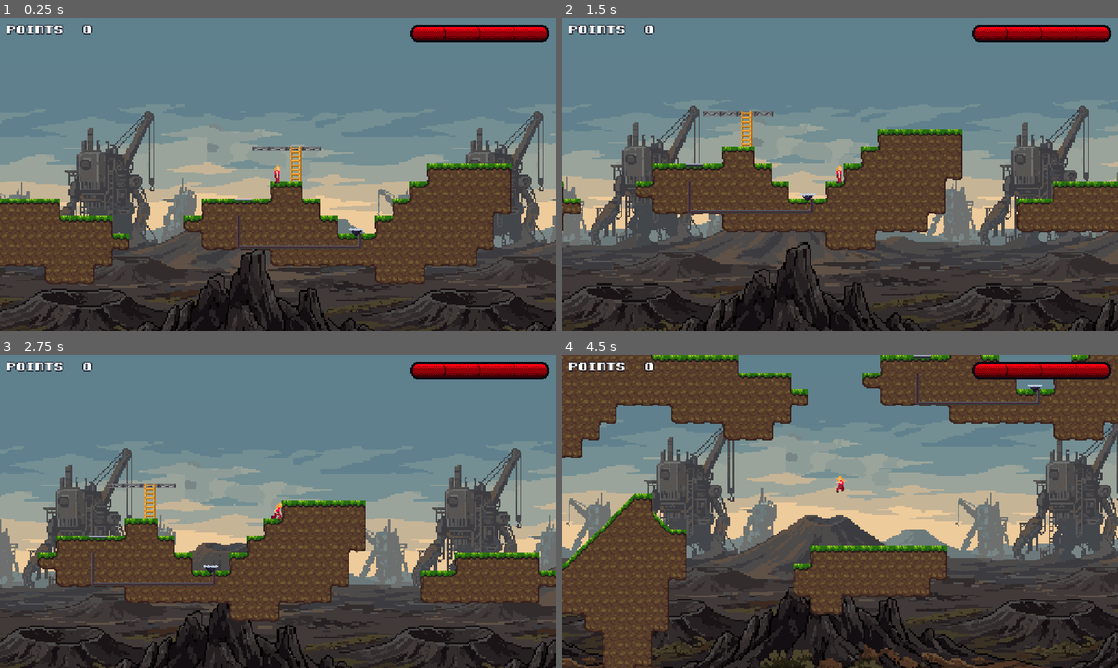
Above: before the commit, frames 1-4 (two rows, left to right).
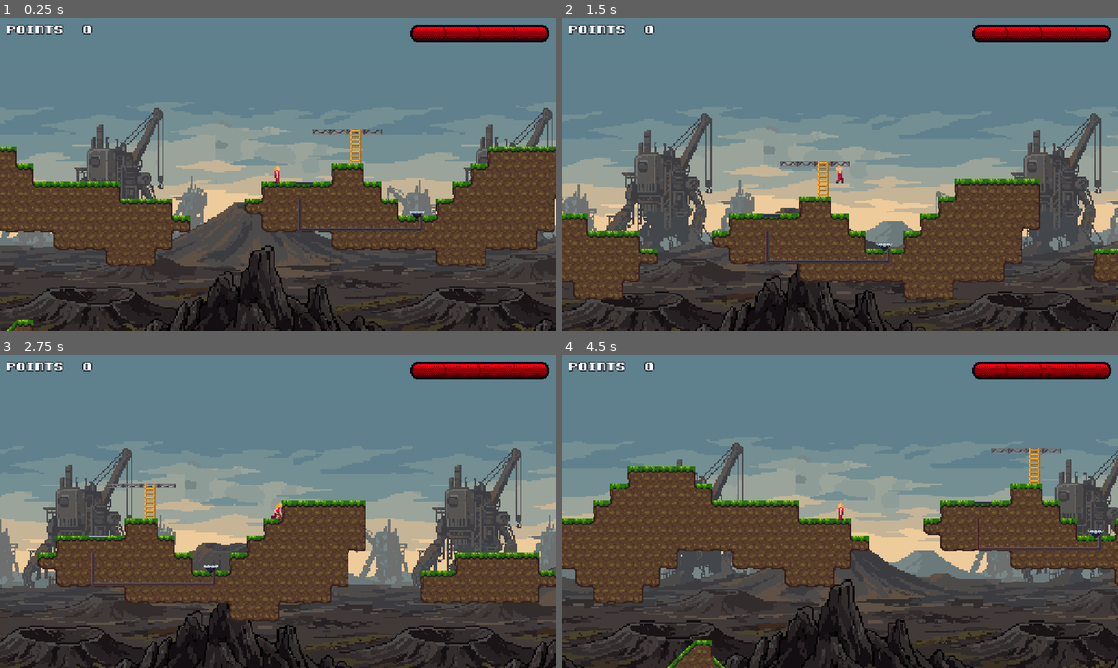
Above: after the commit, the same moments.

Repository: cygnuszwaan/objon
Game: Godot game, scene res://scenes/levels/level_1-1.tscn
The game is run twice, just before and just after one commit, with the same random seed, the same clock (stepped at 60 frames per second) and the same inputs.
Inputs (mouse positions are in pixels of both pictures, inside the frame that each line leads up to):
- Up to frame 1 (0.25 s): no input
- Up to frame 2 (1.5 s): tap Enter at 0.5 s; move the mouse to (962, 158) at 0.52 s; hold D (move_right) 0.53-1.25 s; hold Space (jump) 0.53-1.25 s; click (962, 158) at 0.67 s; drag from (728, 190) to (845, 174) at 1.27 s
- Up to frame 3 (2.75 s): move the mouse to (333, 442) at 2.02 s; hold D (move_right) from 2.03 s (still down); hold Space (jump) from 2.03 s (still down); tap J (kick) at 2.1 s
- Up to frame 4 (4.5 s): release D (move_right) at 2.75 s; release Space (jump) at 2.75 s; drag from (812, 574) to (662, 536) at 2.77 s; tap R (restart) at 3.5 s; move the mouse to (1006, 558) at 3.52 s; hold A (move_left) 3.53-4.25 s; hold Space (jump) 3.53-4.25 s; drag from (673, 464) to (756, 433) at 4.27 s

The runs differ from the first frame. In frame 1, 30% of the frame differs, in the area x 0-100%, y 28-100%; in frame 2, 40%; in frame 3, 0.1%; in frame 4, 60%, in the area x 0-100%, y 0-100%.

Commit message:
see-saw launch

Diff:
--- a/audio/audio.gd
+++ b/audio/audio.gd
@@ -83,6 +83,7 @@
 	&"interactive/metal_shunt",        # metal block kicked (heavy scrape; quieter/duller than ice_shunt)
 	&"interactive/seesaw_creak",      # LOOP, at the see-saw's pivot (RotatingBody); volume and pitch follow its angular speed
 	&"interactive/seesaw_thud",       # the see-saw hitting an angle limit (louder the faster it arrives)
+	&"interactive/seesaw_launch",     # a see-saw throwing a load off its raised end (once per stop), at the first load thrown
 	&"interactive/swing_creak",       # LOOP, at the swing's pivot (Swing, a RotatingBody); volume and pitch follow its angular speed
 	&"interactive/swing_thud",        # the swing hitting an angle limit (rare: pumping tapers off before it)
 	&"enemies/grunt_hit",             # a kick landing on a grunt (a grunt's grunt)
--- a/scenes/interactive/rotating_body.gd
+++ b/scenes/interactive/rotating_body.gd
@@ -184,6 +184,7 @@
 var _overlay: TorqueOverlay  # the debug drawing (top level, so it draws in world space), or null
 var _load_ids: Dictionary = {}  # instance ids of the loads reported last frame
 var _load_misses: Dictionary = {}  # instance id -> consecutive frames its resting test has failed while latched
+var _launched_frame: Dictionary = {}  # instance id -> physics frame a subclass launched it (see `_launched_recently()`); not saved
 var _gripped: Dictionary = {}  # rider (CharacterBody2D: the player, enemies; never a rigid block) -> anchor in this body's local space
 
 func _ready() -> void:
@@ -335,6 +336,7 @@
 	_loads.clear()
 	_load_ids.clear()
 	_load_misses.clear()
+	_launched_frame.clear()
 	_net_torque = 0.0
 	_liquid_torque = 0.0
 	_apply_angle()
@@ -394,6 +396,14 @@
 ## Subclass hook: false for a body the player must not ledge-grab (Swing has its own grab and no collider).
 func _joins_ground() -> bool:
 	return true
+
+## Subclass hook: the angle just clamped at a stop. `speed` is the angular speed (rad/s, always >= 0) the body was
+## turning into it with, 0 if it only pressed against it; `side` is +1 at the clockwise (max) stop and -1 at the
+## counter-clockwise (min) one. Runs inside the dynamics step, after `_angle` is clamped and before the transform is
+## applied (read the pose from `get_pose_global()`), and with `_loads` still last frame's scan. The see-saw's launch
+## uses it. Never called with `free_rotation`, which has no stops.
+func _stop_reached(_speed: float, _side: float) -> void:
+	pass
 
 ## Whether the player may grab, or keep hanging from, this body right now (duck-typed, read by player.gd at the grab
 ## and every frame of the hang). Within `hang_max_tilt_degrees` of the rest pose and no faster than
@@ -423,12 +433,16 @@
 		var high := deg_to_rad(maxf(min_angle_degrees, max_angle_degrees))
 		if _angle >= high:
 			_angle = high
-			_hit_stop(maxf(_omega, 0.0))
+			var arrival := maxf(_omega, 0.0)
+			_hit_stop(arrival)
+			_stop_reached(arrival, 1.0)
 			_omega = minf(_omega, 0.0)  # into the stop: velocity dies, no bounce
 			_motor_dir = -1.0  # the motor turns round at a stop
 		elif _angle <= low:
 			_angle = low
-			_hit_stop(maxf(-_omega, 0.0))
+			var arrival := maxf(-_omega, 0.0)
+			_hit_stop(arrival)
+			_stop_reached(arrival, -1.0)
 			_omega = maxf(_omega, 0.0)
 			_motor_dir = 1.0
 
@@ -479,6 +493,16 @@
 	var about_pivot := Transform2D(_angle, _pivot_parent - _pivot_parent.rotated(_angle))
 	transform = about_pivot * _rest_transform
 
+## Whether the body with this instance id was launched off the plank within the last `LOAD_LATCH_FRAMES` frames. Such a
+## body is neither re-anchored by the grip nor kept as a load by the latch, so a launch is never undone or repeated.
+func _launched_recently(id: int) -> bool:
+	if not _launched_frame.has(id):
+		return false
+	if Engine.get_physics_frames() - int(_launched_frame[id]) > LOAD_LATCH_FRAMES:
+		_launched_frame.erase(id)
+		return false
+	return true
+
 ## Pins standing-still riders to their anchors; must run after _apply_angle() so to_global() uses the new pose.
 func _grip_riders() -> void:
 	var riders := _find_riders()
@@ -486,7 +510,9 @@
 		if not is_instance_valid(r) or not riders.has(r):
 			_gripped.erase(r)
 	for rider in riders:
-		if absf(rider.velocity.x) > IDLE_SPEED:
+		if _launched_recently(rider.get_instance_id()):
+			_gripped.erase(rider)  # just thrown: never pin it back onto the face
+		elif absf(rider.velocity.x) > IDLE_SPEED:
 			_gripped.erase(rider)  # moving under its own power: engine carry only, re-anchor when idle again
 		elif _gripped.has(rider):
 			var foot := Vector2(0.0, _foot_offset(rider))
@@ -631,6 +657,8 @@
 		# standing on a block on the plank: the probe can report the player, or a block pressed in and out of the
 		# face by the solver misses the 2px reach for a frame). A load that counted last frame and is still in the
 		# band over the face keeps counting for a few frames, so the torque doesn't drop to zero and back.
+		if _launched_recently(id):
+			return  # it left because it was launched, not because of a contact glitch: no latch
 		var misses: int = _load_misses.get(id, 0)
 		if debug_loads:
 			print("%s: %s failed the resting test on %s (miss %d, was load: %s)" % [name, body.name, support.name, misses, _load_ids.has(id)])
--- a/scenes/interactive/seesaw.gd
+++ b/scenes/interactive/seesaw.gd
@@ -23,12 +23,20 @@
 # tie on the front face. The turret solves before the see-saw moves (process_physics_priority 100), so the reflected
 # beam trails the plank by one frame; a receiver on it needs its hold_time.
 #
+# Launch: with `launch_gain` above 0, a plank that arrives at a stop faster than `launch_min_speed` throws what rests on
+# its raised end. Each such load (the player, a block) gets `launch(vector)`, the same duck-typed contract a jump pad
+# uses, along the plank's face normal at the stop, at `omega * distance from the pivot * launch_gain` px/s, capped at
+# `launch_max_speed`. So standing at the tip throws furthest. The loads on the lowered end (the side that came down onto
+# the stop, which is where whatever tipped the plank is) are never launched. A motorised plank hits its stops every cycle
+# and so launches only with `launch_when_motorised`. See `_stop_reached()`.
+#
 # Pivot marker: with `show_pivot`, a `PivotMarker` child (made here, never saved, kept as the last child so it
 # draws over the placeholder art and the skin) draws a small circle at the Fulcrum, in the editor too.
 
 const TILE := 16.0
 const SKIN_NAME := "PlankSkin"
 const MARKER_NAME := "PivotMarker"
+const LAUNCH_SOUND_DB := -3.0  # the launch sound's level; the thud already carries the impact
 const MIRROR_LIFT := 1.0  # px the reflective segment sits in front of the plank's top face, so it wins the tie against the collider
 
 @export_group("Plank")
@@ -66,6 +74,17 @@
 	set(value):
 		mirror_surface = value
 		_apply_mirror_surface()
+@export_group("Launch")
+## Throws what rests on the raised end when the plank hits a stop: speed = angular speed x the load's distance from the pivot x this, along the face normal. 0 = off (a plain see-saw). The raw speed is small (a heavy block's drop arrives at about 0.3 rad/s, so 10 px/s at a 32 px lever), so useful values are in the tens; tune by feel.
+@export_range(0.0, 100.0, 0.5, "or_greater") var launch_gain: float = 0.0
+## Angular speed (rad/s) into a stop below which nothing is launched. Above it the throw is proportional, so a gentle landing doesn't fling anyone.
+@export_range(0.0, 3.0, 0.05, "or_greater") var launch_min_speed: float = 0.2
+## Cap on the launch speed (px/s) before a block divides it by its weight.
+@export_range(0.0, 1000.0, 10.0, "or_greater") var launch_max_speed: float = 500.0
+## Whether a motorised plank (motor on, `motor_torque` not 0) launches too. Off by default: it hits a stop every cycle, so riders would be thrown on every swing.
+@export var launch_when_motorised: bool = false
+## One-shot when something is launched (Audio id; empty = none), at the first launched load.
+@export var launch_sound: StringName = &"interactive/seesaw_launch"
 @export_group("")
 
 func _ready() -> void:
@@ -123,6 +142,40 @@
 	marker.color = pivot_color
 	marker.queue_redraw()
 	move_child(marker, get_child_count() - 1)  # last = drawn on top of the art and the skin
+
+# --- launch (N2.3) -----------------------------------------------------------------------------------------------
+
+## The plank has just clamped at a stop (see RotatingBody). `side` +1 is the clockwise stop, so the left end is the
+## raised one. Throws every load on the raised end along the face normal.
+func _stop_reached(speed: float, side: float) -> void:
+	if launch_gain <= 0.0 or speed < launch_min_speed:
+		return
+	if get_motor_torque() != 0.0 and not launch_when_motorised:
+		return
+	var pose := get_pose_global()
+	var pivot := get_pivot_global()
+	var axis := pose.x.normalized()  # along the plank, local +X: right-and-down at the clockwise stop
+	var normal := get_laser_normal() if _plank_shape() != null else pose.basis_xform(Vector2.UP).normalized()
+	var played := false
+	for entry in _loads:
+		var body := instance_from_id(int(entry["id"])) as PhysicsBody2D
+		if body == null or not is_instance_valid(body) or not body.has_method(&"launch"):
+			continue
+		if _launched_recently(int(entry["id"])):
+			continue  # a latched load that has already left must not be thrown twice
+		var from_pivot := body.global_position - pivot
+		if from_pivot.dot(axis) * side >= 0.0:
+			continue  # on the lowered end (or at the pivot): that is where the weight is, not what it throws
+		var launch_speed := minf(speed * from_pivot.length() * launch_gain, launch_max_speed)
+		if launch_speed <= 0.0:
+			continue
+		_gripped.erase(body)  # release an idle rider's anchor, or the grip pulls it back onto the face
+		_launched_frame[int(entry["id"])] = Engine.get_physics_frames()
+		_load_misses.erase(int(entry["id"]))
+		body.call(&"launch", normal * launch_speed)
+		if not played and launch_sound != &"":
+			Audio.play_at(launch_sound, body.global_position, LAUNCH_SOUND_DB)
+			played = true
 
 # --- mirror surface (laser contract, read by LaserBeam) ---------------------------------------------------------
 
--- a/scenes/levels/level_1-1.tscn
+++ b/scenes/levels/level_1-1.tscn
@@ -128,7 +128,7 @@
 
 [node name="Player" parent="." unique_id=61703917 instance=ExtResource("8_y0ep0")]
 z_index = 1
-position = Vector2(2104, 72)
+position = Vector2(2048, 88)
 
 [node name="Collectibles" type="Node" parent="." unique_id=872633615]
 
--- a/scenes/player/player.gd
+++ b/scenes/player/player.gd
@@ -1034,6 +1034,8 @@
 			_apply_surf_launch(_pending_launch)
 		else:
 			velocity = _pending_launch
+			if absf(velocity.x) > 1.0:
+				_begin_air_carry(velocity.x, true)  # else the input line above wipes the horizontal part next frame; steering and the walk-speed floor are the swing release's
 		_has_pending_launch = false
 		_pending_launch_keeps_surf = false
 
Not shown, changed: .DS_Store
Not shown, changed: docs/level-design.md
Not shown, changed: docs/player.md
Not shown, changed: docs/puzzles.md
Not shown, changed: docs/roadmap.md
Not shown, changed: docs/rotating-bodies.md
Not shown, changed: export-audit.md
Not shown, removed: n2.2-stage2.patch
Not shown, changed: objon.md
Not shown, changed: scenes/.DS_Store
